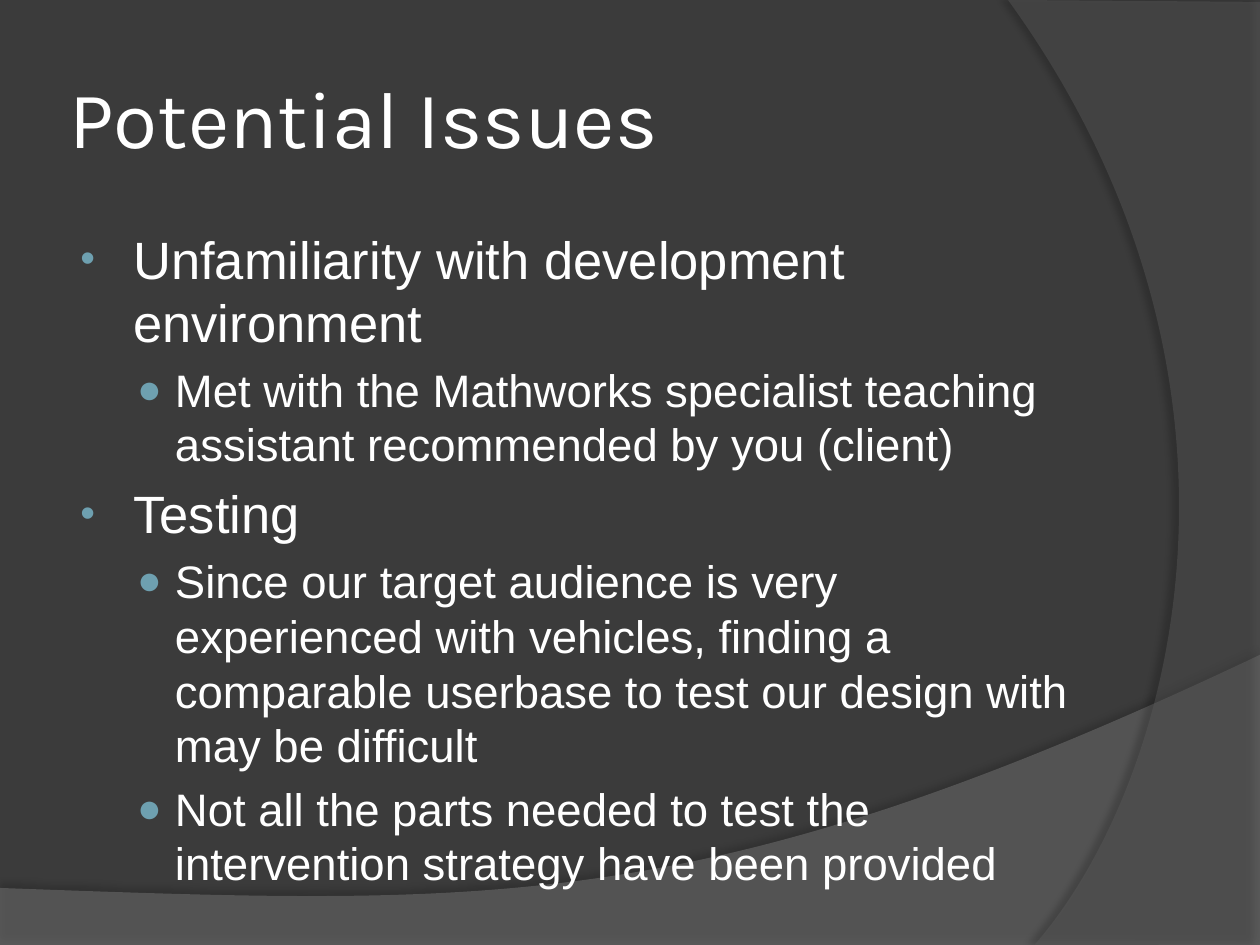
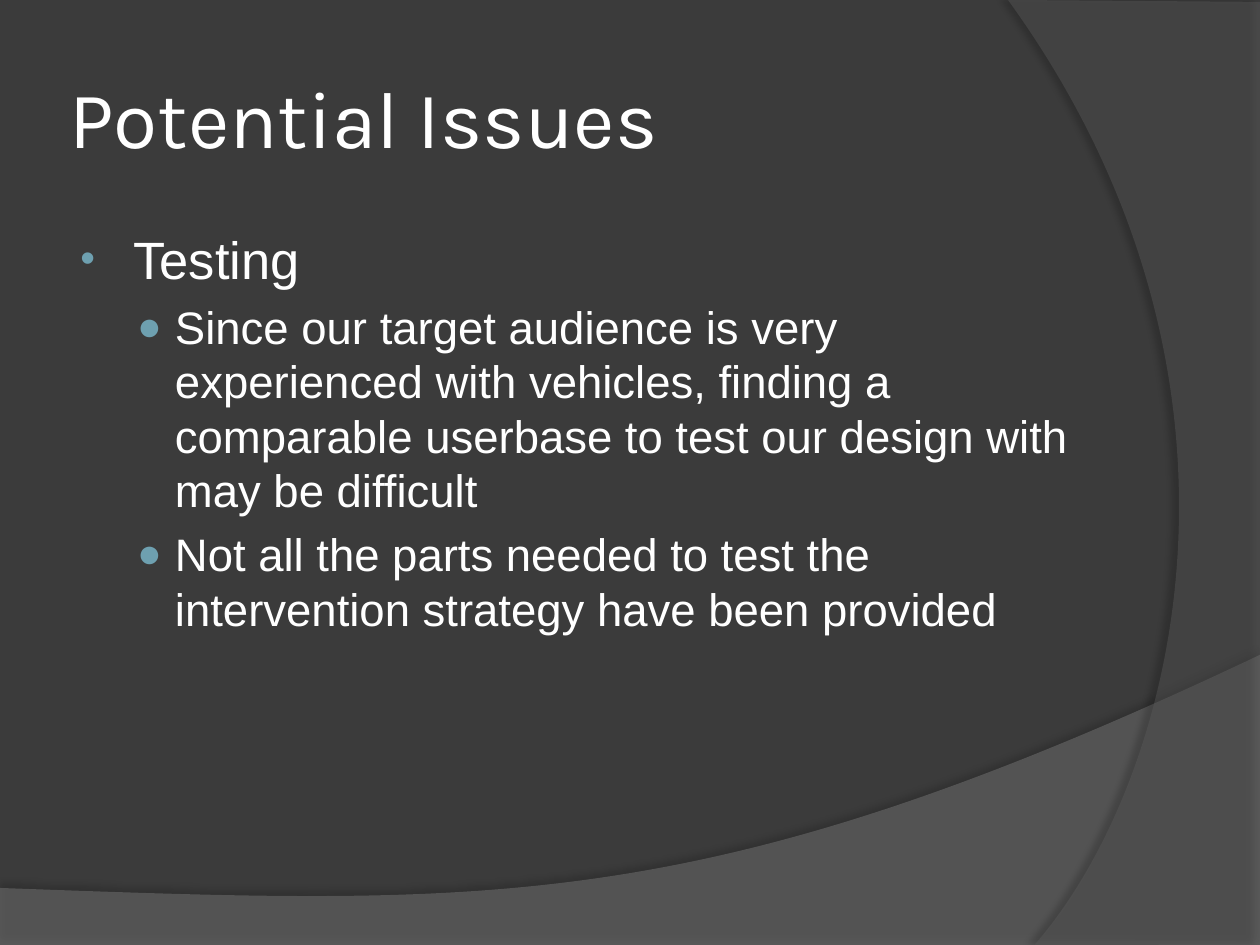
Before and after one commit to zachrob/VW-DrivingSim, a slide deck: slide 5 of Class Presentation 10-30-2013/Presentation.pptx (slide 4 before the commit). Drawn at 1260x945 pixels with LibreOffice and Linux fonts; fonts in the diff are those of the drawing. Boxes give left, top, right and bottom in pixels: in the first picture for what was removed or moved away, otherwise in the second. Text is boxed around its words. In the diff, an @@ line names an element or a change of style, - is before the commit and + after.

```diff
--- a/Class Presentation 10-30-2013/Presentation.pptx
+++ b/Class Presentation 10-30-2013/Presentation.pptx
@@ text at <box>133,241,1037,471</box>: paragraphs removed @@
-• Unfamiliarity with development environment
-  ● Met with the Mathworks specialist teaching assistant recommended by you (client)
```
Also in this commit, not shown: 2 other slides changed, 1 slide added.
